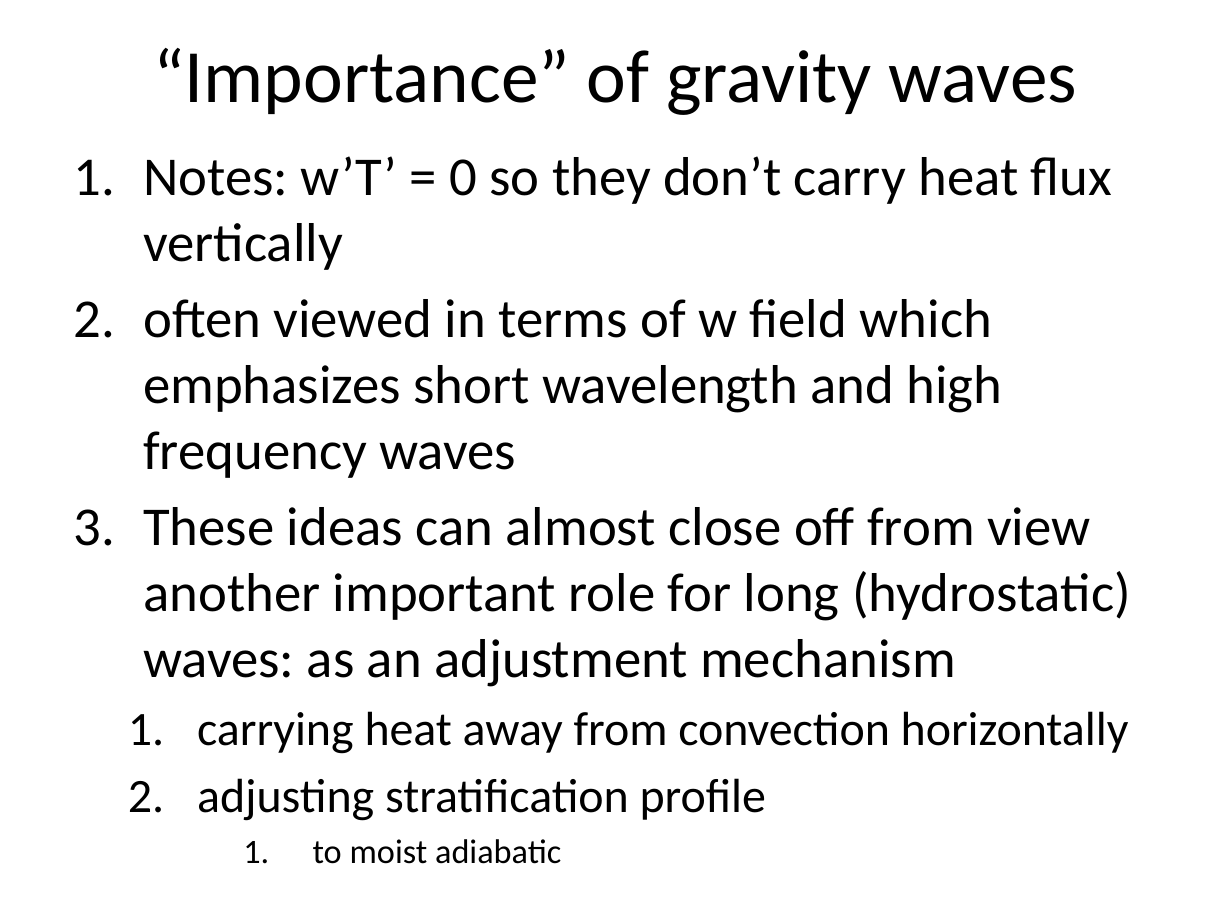
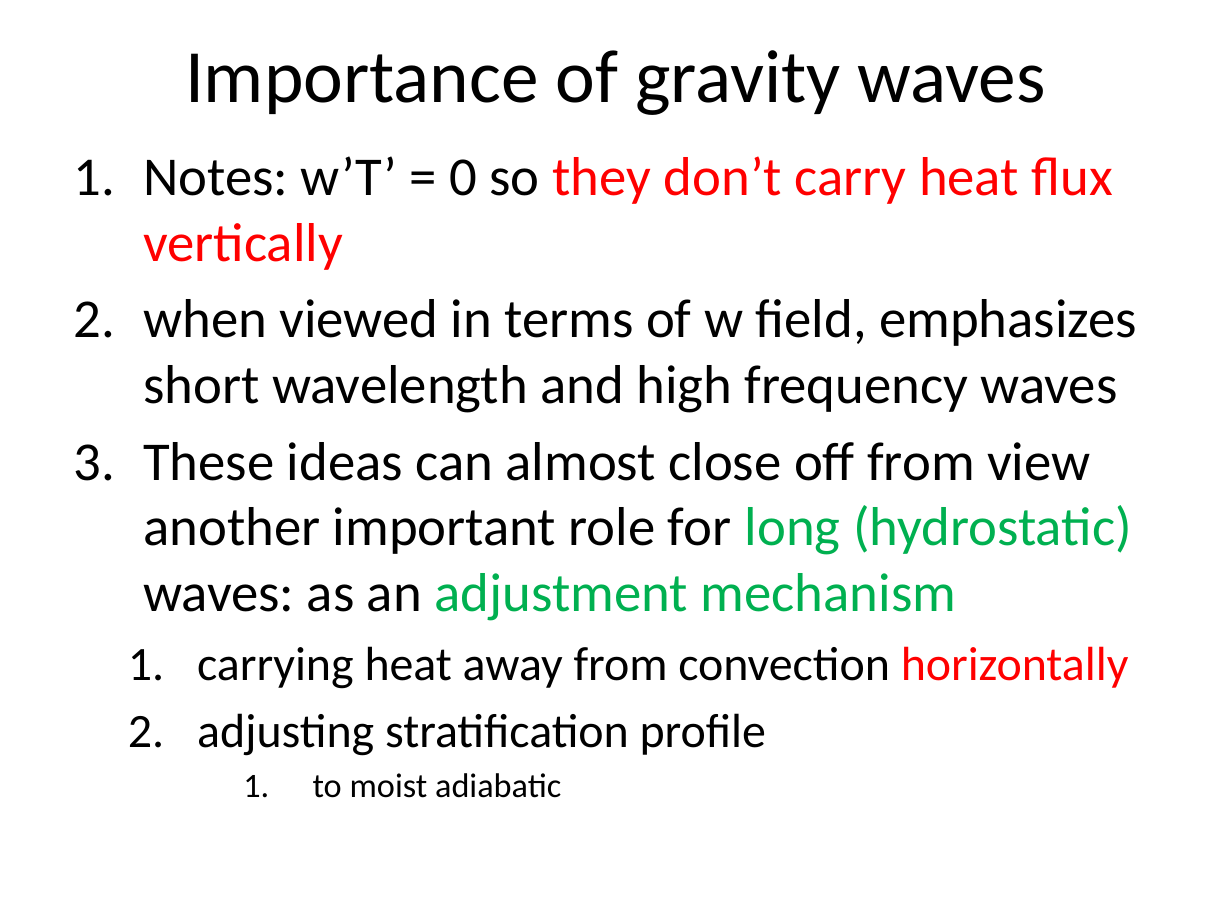
Before and after one commit to ATMOcanes/ATM651, a slide deck: slide 19 of Assembling_the_PEs/Gravitywaves.pptx (slide 16 before the commit). Drawn at 1232x924 pixels with LibreOffice and Linux fonts; fonts in the diff are those of the drawing. Boxes give left, top, right and bottom in pixels: in the first picture for what was removed or moved away, otherwise in the second. Text is boxed around its words. In the diff, an @@ line names an element or a change of style, - is before the commit and + after.

```diff
--- a/Assembling_the_PEs/Gravitywaves.pptx
+++ b/Assembling_the_PEs/Gravitywaves.pptx
@@ title at <box>185,50,1046,115</box>: text changed @@
-“Importance” of gravity waves
+Importance of gravity waves
@@ text at <box>143,156,1132,689</box>: text colour #000000 to #FF0000 in "they don’t carry heat flux vertically", "horizontally"; text colour #000000 to #00B050 in "long (hydrostatic) adjustment mechanism" @@
@@ text at <box>143,299,1137,413</box>: text changed @@
-2. often viewed in terms of w field which emphasizes short wavelength and high frequency waves
+2. when viewed in terms of w field, emphasizes short wavelength and high frequency waves
```
Also in this commit, not shown: 4 other slides changed, 3 slides added.
